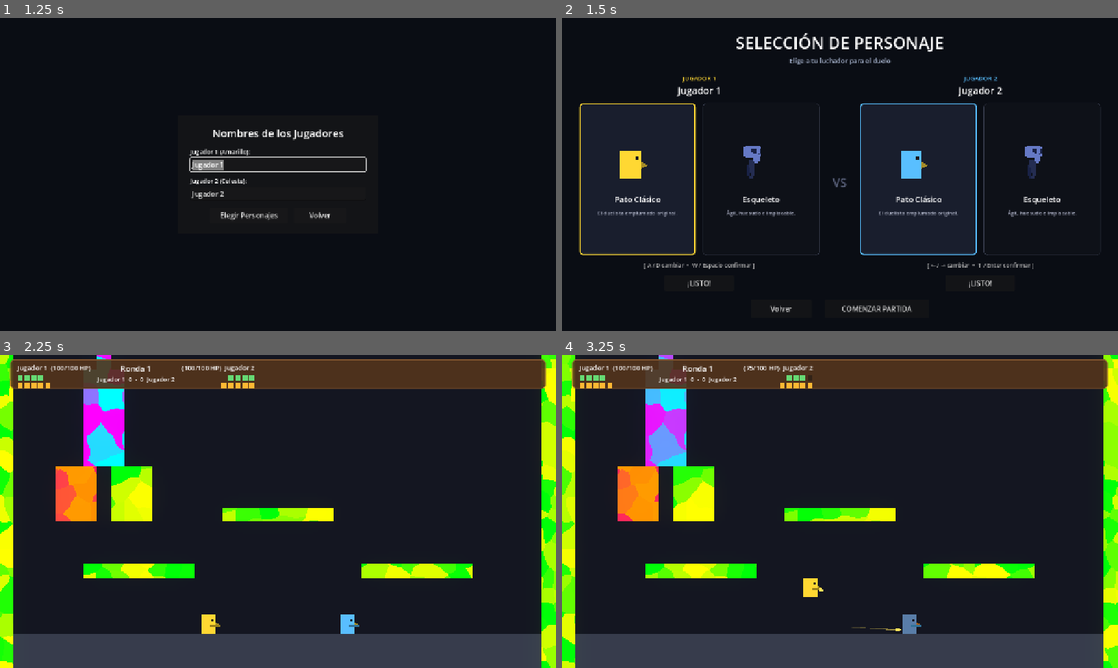
Above: before the commit, frames 1-4 (two rows, left to right).
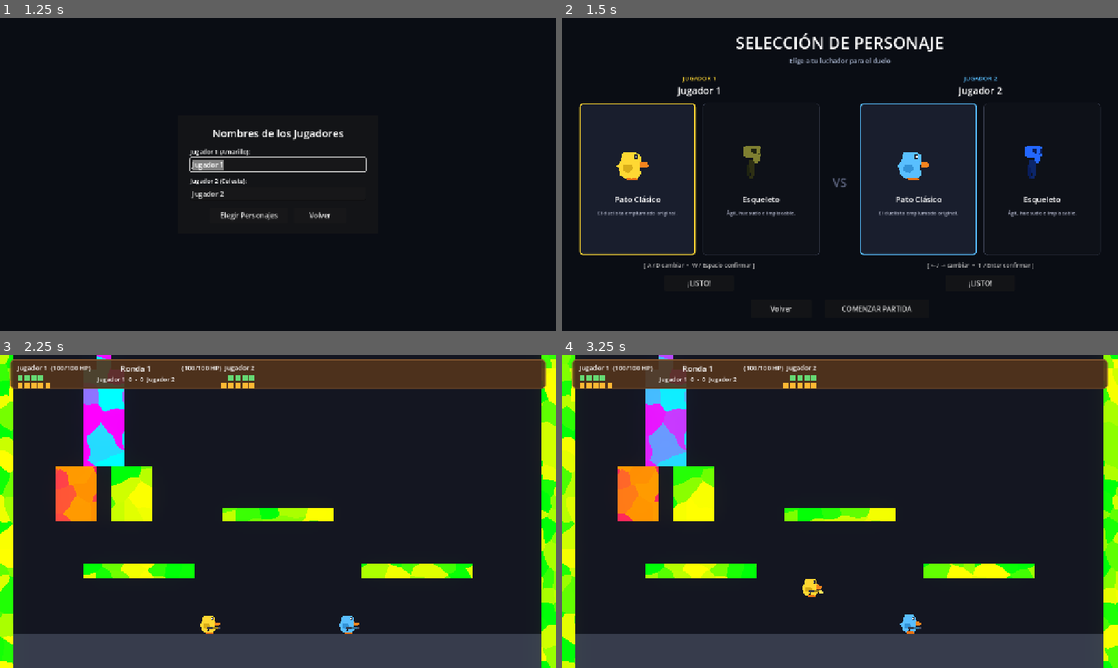
Above: after the commit, the same moments.

Repository: AdriR1ze/ONIET_Rounds
Game: Godot game, scene res://ui/main_menu.tscn
The game is run twice, just before and just after one commit, with the same random seed, the same clock (stepped at 60 frames per second) and the same inputs.
Inputs (mouse positions are in pixels of both pictures, inside the frame that each line leads up to):
- Up to frame 1 (1.25 s): click "Jugar" at 0.5 s
- Up to frame 2 (1.5 s): click "Elegir Personajes" at 1.25 s
- Up to frame 3 (2.25 s): click "COMENZAR PARTIDA" at 2 s
- Up to frame 4 (3.25 s): tap Enter at 2.75 s; move the mouse to (962, 495) at 2.77 s; hold D (p1_right) from 2.78 s (still down); hold V (p1_fire) from 2.78 s (still down); click (962, 495) at 2.92 s; tap W (p1_jump) at 3.02 s

Frame 1 is identical in both runs. In frame 2, 0.6% of the frame differs, in the area x 9-87%, y 40-52%; in frame 3, 0.2%; in frame 4, 0.6%.

Commit message:
feat(visual): mejorar diseno y animaciones del pato, paleta amarilla de esqueleto p1 y reposicion del arma

Diff:
--- a/rounds/player/player.gd
+++ b/rounds/player/player.gd
@@ -42,8 +42,11 @@
 @onready var _ground_ray: RayCast2D = $GroundRay
 @onready var _skeleton_sprite: AnimatedSprite2D = $Visual.get_node_or_null("SkeletonSprite")
 @onready var _body_mesh: Polygon2D = $Visual.get_node_or_null("Body")
+@onready var _wing_mesh: Polygon2D = $Visual.get_node_or_null("Wing")
 @onready var _beak_mesh: Polygon2D = $Visual.get_node_or_null("Beak")
 @onready var _eye_mesh: Polygon2D = $Visual.get_node_or_null("Eye")
+@onready var _pupil_mesh: Polygon2D = $Visual.get_node_or_null("Pupil")
+@onready var _feet_node: Node2D = $Visual.get_node_or_null("Feet")
 
 var facing: int = 1
 var can_control: bool = true
@@ -106,46 +109,63 @@
 	_update_character_visual()
 
 
+func _set_duck_parts_visible(v: bool) -> void:
+	if _body_mesh != null: _body_mesh.visible = v
+	if _wing_mesh != null: _wing_mesh.visible = v
+	if _beak_mesh != null: _beak_mesh.visible = v
+	if _eye_mesh != null: _eye_mesh.visible = v
+	if _pupil_mesh != null: _pupil_mesh.visible = v
+	if _feet_node != null: _feet_node.visible = v
+
+
 func _configurar_personaje() -> void:
 	tipo_personaje = RunManager.personaje_de(player_number)
 	if tipo_personaje == "esqueleto":
-		if _body_mesh != null:
-			_body_mesh.visible = false
-		if _beak_mesh != null:
-			_beak_mesh.visible = false
-		if _eye_mesh != null:
-			_eye_mesh.visible = false
+		_set_duck_parts_visible(false)
 		if _skeleton_sprite != null:
 			_skeleton_sprite.visible = true
 			if player_number == 1:
-				_skeleton_sprite.modulate = Color(1.0, 0.94, 0.65, 1.0)
+				_skeleton_sprite.modulate = Color(1.25, 1.05, 0.25, 1.0)
 			else:
-				_skeleton_sprite.modulate = Color(0.65, 0.94, 1.0, 1.0)
+				_skeleton_sprite.modulate = Color(0.35, 0.85, 1.3, 1.0)
 			_skeleton_sprite.play("idle")
-	else:
-		if _body_mesh != null:
-			_body_mesh.visible = true
-		if _beak_mesh != null:
-			_beak_mesh.visible = true
-		if _eye_mesh != null:
-			_eye_mesh.visible = true
+		_body_animation.play("stand")
+	else:
+		_set_duck_parts_visible(true)
+		if _wing_mesh != null:
+			if player_number == 1:
+				_wing_mesh.color = Color(0.85, 0.68, 0.1, 1.0)
+			else:
+				_wing_mesh.color = Color(0.2, 0.58, 0.85, 1.0)
 		if _skeleton_sprite != null:
 			_skeleton_sprite.visible = false
+		_body_animation.play("duck_idle")
 
 
 func _update_character_visual() -> void:
-	if tipo_personaje != "esqueleto" or _skeleton_sprite == null:
-		return
-	match current_state:
-		PlayerState.DEAD:
-			if _skeleton_sprite.animation != "dead":
-				_skeleton_sprite.play("dead")
-		PlayerState.WALKING:
-			if _skeleton_sprite.animation != "walk":
-				_skeleton_sprite.play("walk")
-		_:
-			if _skeleton_sprite.animation != "idle":
-				_skeleton_sprite.play("idle")
+	if tipo_personaje == "esqueleto":
+		if _skeleton_sprite == null:
+			return
+		match current_state:
+			PlayerState.DEAD:
+				if _skeleton_sprite.animation != "dead":
+					_skeleton_sprite.play("dead")
+			PlayerState.WALKING:
+				if _skeleton_sprite.animation != "walk":
+					_skeleton_sprite.play("walk")
+			_:
+				if _skeleton_sprite.animation != "idle":
+					_skeleton_sprite.play("idle")
+	else:
+		match current_state:
+			PlayerState.DEAD:
+				_body_animation.stop()
+			PlayerState.WALKING:
+				if _body_animation.current_animation != "duck_walk":
+					_body_animation.play("duck_walk")
+			_:
+				if _body_animation.current_animation != "duck_idle":
+					_body_animation.play("duck_idle")
 
 
 func _update_jump_timers(delta: float) -> void:
@@ -249,7 +269,7 @@
 
 func _update_visual_facing() -> void:
 	$Visual.scale.x = absf($Visual.scale.x) * facing
-	_weapon.position.x = 4.0 * facing
+	_weapon.position = Vector2(4.0 * facing, 9.0)
 
 
 func _start_ragdoll() -> void:
@@ -372,9 +392,12 @@
 	modulate = Color(1.0, 1.0, 1.0, 1.0)
 	$Visual.rotation = 0.0
 	$Visual.position = Vector2.ZERO
-	_body_animation.play("stand")
-	if tipo_personaje == "esqueleto" and _skeleton_sprite != null:
-		_skeleton_sprite.play("idle")
+	if tipo_personaje == "esqueleto":
+		_body_animation.play("stand")
+		if _skeleton_sprite != null:
+			_skeleton_sprite.play("idle")
+	else:
+		_body_animation.play("duck_idle")
 	_update_visual_facing()
 	_health.reset()
 	var hurtbox_col := get_node_or_null("HurtboxComponent/CollisionShape2D") as CollisionShape2D
--- a/rounds/player/player.tscn
+++ b/rounds/player/player.tscn
@@ -72,6 +72,136 @@
 "values": [0.0, 6.2831855]
 }
 
+[sub_resource type="Animation" id="Animation_duck_idle"]
+resource_name = "duck_idle"
+length = 0.8
+loop_mode = 1
+tracks/0/type = "value"
+tracks/0/imported = false
+tracks/0/enabled = true
+tracks/0/path = NodePath("Visual:position")
+tracks/0/interp = 1
+tracks/0/loop_wrap = true
+tracks/0/keys = {
+"times": PackedFloat32Array(0, 0.4, 0.8),
+"transitions": PackedFloat32Array(1, 1, 1),
+"update": 0,
+"values": [Vector2(0, 0), Vector2(0, -1.5), Vector2(0, 0)]
+}
+tracks/1/type = "value"
+tracks/1/imported = false
+tracks/1/enabled = true
+tracks/1/path = NodePath("Visual:rotation")
+tracks/1/interp = 1
+tracks/1/loop_wrap = true
+tracks/1/keys = {
+"times": PackedFloat32Array(0),
+"transitions": PackedFloat32Array(1),
+"update": 0,
+"values": [0.0]
+}
+tracks/2/type = "value"
+tracks/2/imported = false
+tracks/2/enabled = true
+tracks/2/path = NodePath("Visual/Wing:rotation")
+tracks/2/interp = 1
+tracks/2/loop_wrap = true
+tracks/2/keys = {
+"times": PackedFloat32Array(0, 0.4, 0.8),
+"transitions": PackedFloat32Array(1, 1, 1),
+"update": 0,
+"values": [0.0, -0.08, 0.0]
+}
+tracks/3/type = "value"
+tracks/3/imported = false
+tracks/3/enabled = true
+tracks/3/path = NodePath("Visual/Feet/FootL:position")
+tracks/3/interp = 1
+tracks/3/loop_wrap = true
+tracks/3/keys = {
+"times": PackedFloat32Array(0),
+"transitions": PackedFloat32Array(1),
+"update": 0,
+"values": [Vector2(0, 0)]
+}
+tracks/4/type = "value"
+tracks/4/imported = false
+tracks/4/enabled = true
+tracks/4/path = NodePath("Visual/Feet/FootR:position")
+tracks/4/interp = 1
+tracks/4/loop_wrap = true
+tracks/4/keys = {
+"times": PackedFloat32Array(0),
+"transitions": PackedFloat32Array(1),
+"update": 0,
+"values": [Vector2(0, 0)]
+}
+
+[sub_resource type="Animation" id="Animation_duck_walk"]
+resource_name = "duck_walk"
+length = 0.36
+loop_mode = 1
+tracks/0/type = "value"
+tracks/0/imported = false
+tracks/0/enabled = true
+tracks/0/path = NodePath("Visual:rotation")
+tracks/0/interp = 1
+tracks/0/loop_wrap = true
+tracks/0/keys = {
+"times": PackedFloat32Array(0, 0.09, 0.18, 0.27, 0.36),
+"transitions": PackedFloat32Array(1, 1, 1, 1, 1),
+"update": 0,
+"values": [0.0, 0.08, 0.0, -0.08, 0.0]
+}
+tracks/1/type = "value"
+tracks/1/imported = false
+tracks/1/enabled = true
+tracks/1/path = NodePath("Visual:position")
+tracks/1/interp = 1
+tracks/1/loop_wrap = true
+tracks/1/keys = {
+"times": PackedFloat32Array(0, 0.09, 0.18, 0.27, 0.36),
+"transitions": PackedFloat32Array(1, 1, 1, 1, 1),
+"update": 0,
+"values": [Vector2(0, 0), Vector2(0, -2), Vector2(0, 0), Vector2(0, -2), Vector2(0, 0)]
+}
+tracks/2/type = "value"
+tracks/2/imported = false
+tracks/2/enabled = true
+tracks/2/path = NodePath("Visual/Feet/FootL:position")
+tracks/2/interp = 1
+tracks/2/loop_wrap = true
+tracks/2/keys = {
+"times": PackedFloat32Array(0, 0.09, 0.18, 0.36),
+"transitions": PackedFloat32Array(1, 1, 1, 1),
+"update": 0,
+"values": [Vector2(0, 0), Vector2(0, -3), Vector2(0, 0), Vector2(0, 0)]
+}
+tracks/3/type = "value"
+tracks/3/imported = false
+tracks/3/enabled = true
+tracks/3/path = NodePath("Visual/Feet/FootR:position")
+tracks/3/interp = 1
+tracks/3/loop_wrap = true
+tracks/3/keys = {
+"times": PackedFloat32Array(0, 0.18, 0.27, 0.36),
+"transitions": PackedFloat32Array(1, 1, 1, 1),
+"update": 0,
+"values": [Vector2(0, 0), Vector2(0, 0), Vector2(0, -3), Vector2(0, 0)]
+}
+tracks/4/type = "value"
+tracks/4/imported = false
+tracks/4/enabled = true
+tracks/4/path = NodePath("Visual/Wing:rotation")
+tracks/4/interp = 1
+tracks/4/loop_wrap = true
+tracks/4/keys = {
+"times": PackedFloat32Array(0, 0.09, 0.18, 0.27, 0.36),
+"transitions": PackedFloat32Array(1, 1, 1, 1, 1),
+"update": 0,
+"values": [0.0, 0.12, 0.0, 0.12, 0.0]
+}
+
 [sub_resource type="Animation" id="Animation_stand"]
 length = 0.01
 tracks/0/type = "value"
@@ -108,12 +238,38 @@
 "times": PackedFloat32Array(0),
 "transitions": PackedFloat32Array(1),
 "update": 0,
-"values": [Vector2(4, 4)]
+"values": [Vector2(4, 9)]
+}
+tracks/3/type = "value"
+tracks/3/imported = false
+tracks/3/enabled = true
+tracks/3/path = NodePath("Visual:rotation")
+tracks/3/interp = 1
+tracks/3/loop_wrap = true
+tracks/3/keys = {
+"times": PackedFloat32Array(0),
+"transitions": PackedFloat32Array(1),
+"update": 0,
+"values": [0.0]
+}
+tracks/4/type = "value"
+tracks/4/imported = false
+tracks/4/enabled = true
+tracks/4/path = NodePath("Visual:position")
+tracks/4/interp = 1
+tracks/4/loop_wrap = true
+tracks/4/keys = {
+"times": PackedFloat32Array(0),
+"transitions": PackedFloat32Array(1),
+"update": 0,
+"values": [Vector2(0, 0)]
 }
 
 [sub_resource type="AnimationLibrary" id="AnimationLibrary_body"]
 _data = {
 &"crouch": SubResource("Animation_crouch"),
+&"duck_idle": SubResource("Animation_duck_idle"),
+&"duck_walk": SubResource("Animation_duck_walk"),
 &"ragdoll": SubResource("Animation_ragdoll"),
 &"stand": SubResource("Animation_stand")
 }
@@ -149,15 +305,33 @@
 
 [node name="Body" type="Polygon2D" parent="Visual" unique_id=275499162]
 color = Color(0.8, 0.8, 0.85, 1)
-polygon = PackedVector2Array(-12, -16, 12, -16, 12, 16, -12, 16)
+polygon = PackedVector2Array(-9, -15, 6, -15, 11, -12, 12, -4, 10, 2, 12, 10, 8, 15, -7, 15, -12, 11, -14, 4, -16, 1, -12, -4, -10, -11)
+
+[node name="Wing" type="Polygon2D" parent="Visual" unique_id=1582736410]
+color = Color(0.7, 0.7, 0.76, 1)
+polygon = PackedVector2Array(-8, -1, 1, -1, 3, 4, -2, 9, -9, 6)
 
 [node name="Beak" type="Polygon2D" parent="Visual" unique_id=1486900253]
-color = Color(0.65, 0.55, 0.15, 1)
-polygon = PackedVector2Array(12, -4, 20, 0, 12, 4)
+color = Color(0.96, 0.52, 0.12, 1)
+polygon = PackedVector2Array(11, -4, 19, -3, 21, 0, 19, 3, 11, 3)
 
 [node name="Eye" type="Polygon2D" parent="Visual" unique_id=1349842503]
-color = Color(0.1, 0.1, 0.12, 1)
-polygon = PackedVector2Array(5, -10, 9, -10, 9, -6, 5, -6)
+color = Color(0.12, 0.13, 0.18, 1)
+polygon = PackedVector2Array(4, -12, 8, -12, 8, -7, 4, -7)
+
+[node name="Pupil" type="Polygon2D" parent="Visual" unique_id=1349842504]
+color = Color(1, 1, 1, 1)
+polygon = PackedVector2Array(5, -11, 7, -11, 7, -9, 5, -9)
+
+[node name="Feet" type="Node2D" parent="Visual" unique_id=1349842505]
+
+[node name="FootL" type="Polygon2D" parent="Visual/Feet" unique_id=1349842506]
+color = Color(0.92, 0.45, 0.08, 1)
+polygon = PackedVector2Array(-5, 14, 0, 14, 3, 17, -4, 17)
+
+[node name="FootR" type="Polygon2D" parent="Visual/Feet" unique_id=1349842507]
+color = Color(0.92, 0.45, 0.08, 1)
+polygon = PackedVector2Array(1, 14, 6, 14, 9, 17, 2, 17)
 
 [node name="SkeletonSprite" type="AnimatedSprite2D" parent="Visual" unique_id=1982736451]
 visible = false
@@ -191,13 +365,25 @@
 collision_mask = 1
 
 [node name="WeaponComponent" type="Node2D" parent="." unique_id=336549377]
-position = Vector2(4, 4)
+position = Vector2(4, 9)
 script = ExtResource("3_weapon")
 bullet_scene = ExtResource("2_bullet")
 
 [node name="Barrel" type="Polygon2D" parent="WeaponComponent" unique_id=105297969]
 color = Color(0.45, 0.38, 0.1, 1)
-polygon = PackedVector2Array(0, -3, 22, -3, 22, 3, 0, 3)
+polygon = PackedVector2Array(2, -2, 20, -2, 20, 2, 2, 2)
+
+[node name="Receiver" type="Polygon2D" parent="WeaponComponent" unique_id=105297970]
+color = Color(0.2, 0.22, 0.28, 1)
+polygon = PackedVector2Array(-8, -4, 4, -4, 4, 3, -8, 3)
+
+[node name="Grip" type="Polygon2D" parent="WeaponComponent" unique_id=105297971]
+color = Color(0.12, 0.13, 0.17, 1)
+polygon = PackedVector2Array(-6, 2, -2, 2, -4, 8, -8, 8)
+
+[node name="MuzzleRing" type="Polygon2D" parent="WeaponComponent" unique_id=105297972]
+color = Color(0.3, 0.32, 0.4, 1)
+polygon = PackedVector2Array(18, -3, 22, -3, 22, 3, 18, 3)
 
 [node name="Muzzle" type="Marker2D" parent="WeaponComponent" unique_id=234082670]
 position = Vector2(24, 0)
--- a/rounds/ui/character_select.gd
+++ b/rounds/ui/character_select.gd
@@ -41,10 +41,12 @@
 	_p1_titulo.text = RunManager.nombre_jugador(1)
 	_p2_titulo.text = RunManager.nombre_jugador(2)
 
-	# Iniciar animaciones de spritesheet
+	# Iniciar animaciones de spritesheet y modular colores
 	if _p1_skel_sprite != null:
+		_p1_skel_sprite.modulate = Color(1.25, 1.05, 0.25, 1.0)
 		_p1_skel_sprite.play("walk")
 	if _p2_skel_sprite != null:
+		_p2_skel_sprite.modulate = Color(0.35, 0.85, 1.3, 1.0)
 		_p2_skel_sprite.play("walk")
 
 	# Conectar botones de ratón
--- a/rounds/ui/character_select.tscn
+++ b/rounds/ui/character_select.tscn
@@ -130,15 +130,31 @@
 
 [node name="Body" type="Polygon2D" parent="Margin/VBox/PanelJugadores/P1Container/Cards/CardPato/VBox/PreviewBox/DuckVisual"]
 color = Color(1, 0.85, 0.2, 1)
-polygon = PackedVector2Array(-12, -16, 12, -16, 12, 16, -12, 16)
+polygon = PackedVector2Array(-9, -15, 6, -15, 11, -12, 12, -4, 10, 2, 12, 10, 8, 15, -7, 15, -12, 11, -14, 4, -16, 1, -12, -4, -10, -11)
+
+[node name="Wing" type="Polygon2D" parent="Margin/VBox/PanelJugadores/P1Container/Cards/CardPato/VBox/PreviewBox/DuckVisual"]
+color = Color(0.85, 0.68, 0.1, 1)
+polygon = PackedVector2Array(-8, -1, 1, -1, 3, 4, -2, 9, -9, 6)
 
 [node name="Beak" type="Polygon2D" parent="Margin/VBox/PanelJugadores/P1Container/Cards/CardPato/VBox/PreviewBox/DuckVisual"]
-color = Color(0.65, 0.55, 0.15, 1)
-polygon = PackedVector2Array(12, -4, 20, 0, 12, 4)
+color = Color(0.96, 0.52, 0.12, 1)
+polygon = PackedVector2Array(11, -4, 19, -3, 21, 0, 19, 3, 11, 3)
 
 [node name="Eye" type="Polygon2D" parent="Margin/VBox/PanelJugadores/P1Container/Cards/CardPato/VBox/PreviewBox/DuckVisual"]
-color = Color(0.1, 0.1, 0.12, 1)
-polygon = PackedVector2Array(5, -10, 9, -10, 9, -6, 5, -6)
+color = Color(0.12, 0.13, 0.18, 1)
+polygon = PackedVector2Array(4, -12, 8, -12, 8, -7, 4, -7)
+
+[node name="Pupil" type="Polygon2D" parent="Margin/VBox/PanelJugadores/P1Container/Cards/CardPato/VBox/PreviewBox/DuckVisual"]
+color = Color(1, 1, 1, 1)
+polygon = PackedVector2Array(5, -11, 7, -11, 7, -9, 5, -9)
+
+[node name="FootL" type="Polygon2D" parent="Margin/VBox/PanelJugadores/P1Container/Cards/CardPato/VBox/PreviewBox/DuckVisual"]
+color = Color(0.92, 0.45, 0.08, 1)
+polygon = PackedVector2Array(-5, 14, 0, 14, 3, 17, -4, 17)
+
+[node name="FootR" type="Polygon2D" parent="Margin/VBox/PanelJugadores/P1Container/Cards/CardPato/VBox/PreviewBox/DuckVisual"]
+color = Color(0.92, 0.45, 0.08, 1)
+polygon = PackedVector2Array(1, 14, 6, 14, 9, 17, 2, 17)
 
 [node name="Nombre" type="Label" parent="Margin/VBox/PanelJugadores/P1Container/Cards/CardPato/VBox"]
 layout_mode = 2
@@ -169,6 +185,7 @@
 layout_mode = 2
 
 [node name="SkelSpriteP1" type="AnimatedSprite2D" parent="Margin/VBox/PanelJugadores/P1Container/Cards/CardEsqueleto/VBox/PreviewBox"]
+modulate = Color(1.25, 1.05, 0.25, 1)
 texture_filter = 1
 position = Vector2(115, 60)
 scale = Vector2(3.6, 3.6)
@@ -258,15 +275,31 @@
 
 [node name="Body" type="Polygon2D" parent="Margin/VBox/PanelJugadores/P2Container/Cards/CardPato/VBox/PreviewBox/DuckVisual"]
 color = Color(0.35, 0.75, 1, 1)
-polygon = PackedVector2Array(-12, -16, 12, -16, 12, 16, -12, 16)
+polygon = PackedVector2Array(-9, -15, 6, -15, 11, -12, 12, -4, 10, 2, 12, 10, 8, 15, -7, 15, -12, 11, -14, 4, -16, 1, -12, -4, -10, -11)
+
+[node name="Wing" type="Polygon2D" parent="Margin/VBox/PanelJugadores/P2Container/Cards/CardPato/VBox/PreviewBox/DuckVisual"]
+color = Color(0.2, 0.58, 0.85, 1)
+polygon = PackedVector2Array(-8, -1, 1, -1, 3, 4, -2, 9, -9, 6)
 
 [node name="Beak" type="Polygon2D" parent="Margin/VBox/PanelJugadores/P2Container/Cards/CardPato/VBox/PreviewBox/DuckVisual"]
-color = Color(0.65, 0.55, 0.15, 1)
-polygon = PackedVector2Array(12, -4, 20, 0, 12, 4)
+color = Color(0.96, 0.52, 0.12, 1)
+polygon = PackedVector2Array(11, -4, 19, -3, 21, 0, 19, 3, 11, 3)
 
 [node name="Eye" type="Polygon2D" parent="Margin/VBox/PanelJugadores/P2Container/Cards/CardPato/VBox/PreviewBox/DuckVisual"]
-color = Color(0.1, 0.1, 0.12, 1)
-polygon = PackedVector2Array(5, -10, 9, -10, 9, -6, 5, -6)
+color = Color(0.12, 0.13, 0.18, 1)
+polygon = PackedVector2Array(4, -12, 8, -12, 8, -7, 4, -7)
+
+[node name="Pupil" type="Polygon2D" parent="Margin/VBox/PanelJugadores/P2Container/Cards/CardPato/VBox/PreviewBox/DuckVisual"]
+color = Color(1, 1, 1, 1)
+polygon = PackedVector2Array(5, -11, 7, -11, 7, -9, 5, -9)
+
+[node name="FootL" type="Polygon2D" parent="Margin/VBox/PanelJugadores/P2Container/Cards/CardPato/VBox/PreviewBox/DuckVisual"]
+color = Color(0.92, 0.45, 0.08, 1)
+polygon = PackedVector2Array(-5, 14, 0, 14, 3, 17, -4, 17)
+
+[node name="FootR" type="Polygon2D" parent="Margin/VBox/PanelJugadores/P2Container/Cards/CardPato/VBox/PreviewBox/DuckVisual"]
+color = Color(0.92, 0.45, 0.08, 1)
+polygon = PackedVector2Array(1, 14, 6, 14, 9, 17, 2, 17)
 
 [node name="Nombre" type="Label" parent="Margin/VBox/PanelJugadores/P2Container/Cards/CardPato/VBox"]
 layout_mode = 2
@@ -297,6 +330,7 @@
 layout_mode = 2
 
 [node name="SkelSpriteP2" type="AnimatedSprite2D" parent="Margin/VBox/PanelJugadores/P2Container/Cards/CardEsqueleto/VBox/PreviewBox"]
+modulate = Color(0.35, 0.85, 1.3, 1)
 texture_filter = 1
 position = Vector2(115, 60)
 scale = Vector2(3.6, 3.6)
